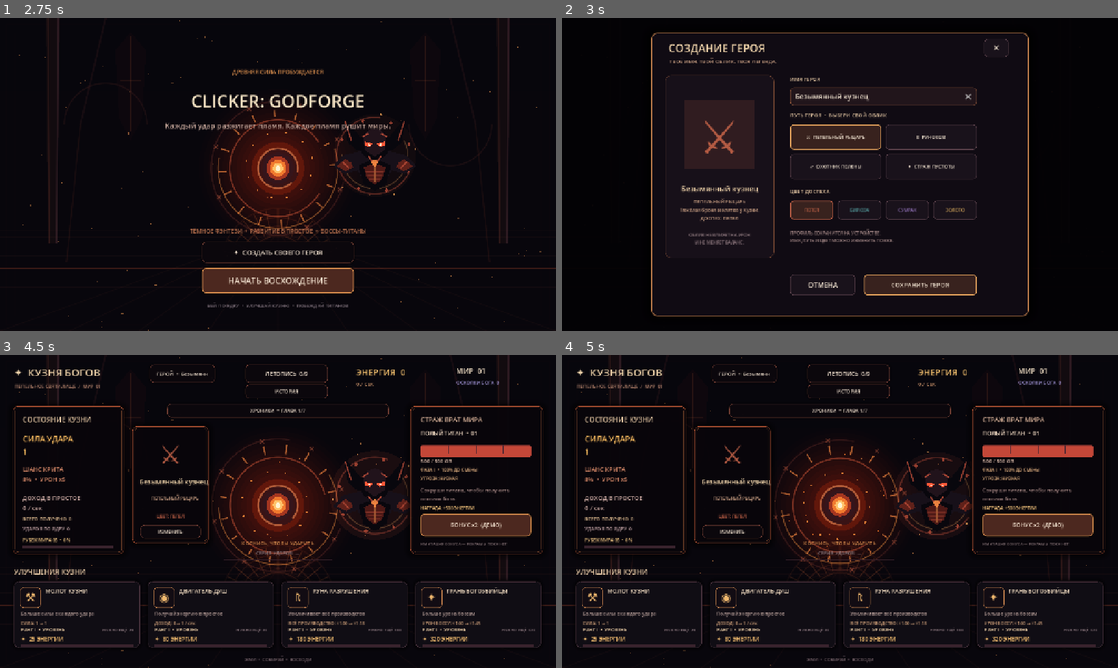
Above: before the commit, frames 1-4 (two rows, left to right).
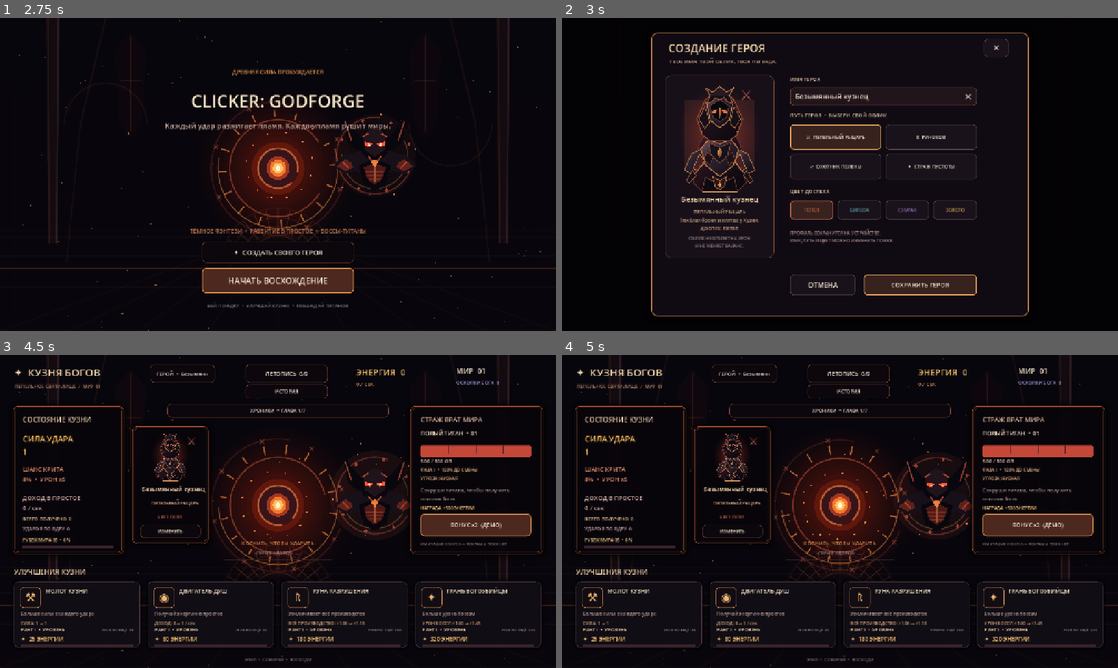
Above: after the commit, the same moments.

Repository: filesgloom-png/CLICKER-GODFORGE-
Game: Godot game, scene res://scenes/main.tscn
Same seed, same stepped clock (60 frames per second), same inputs: the game is played once before the commit and once after it.
Inputs:
- Up to frame 1 (2.75 s): no input
- Up to frame 2 (3 s): click "✦ СОЗДАТЬ СВОЕГО ГЕРОЯ" at 2.75 s
- Up to frame 3 (4.5 s): click "✕" at 3.5 s; click "НАЧАТЬ ВОСХОЖДЕНИЕ" at 4.25 s
- Up to frame 4 (5 s): no input

Frame 1 is identical in both runs. In frame 2, 2.6% of the frame differs, in the area x 21-36%, y 21-74%; in frame 3, 1.0%; in frame 4, 1.0%.

Commit message:
Integrate illustrated hero portrait into character creator and HUD

Diff:
--- a/scripts/game.gd
+++ b/scripts/game.gd
@@ -59,6 +59,8 @@
 var hero_draft_archetype := 0
 var hero_draft_armor := 0
 var hero_name_input: LineEdit
+var hero_preview_art: TextureRect
+var hero_hud_art: TextureRect
 var hero_preview_glyph: Label
 var hero_preview_name: Label
 var hero_preview_class: Label
@@ -1218,20 +1220,30 @@
 
 func _build_hero_hud() -> void:
 	_panel(Vector2(305, 164), Vector2(175, 270))
-	var crest := _label(HERO_GLYPHS[hero_archetype], Vector2(310, 182), Vector2(165, 92), 58, Color(HERO_ARMOR_COLORS[hero_armor]))
+	hero_hud_art = TextureRect.new()
+	hero_hud_art.position = Vector2(317, 169)
+	hero_hud_art.size = Vector2(150, 126)
+	hero_hud_art.texture = load("res://assets/hero_portrait.svg") as Texture2D
+	hero_hud_art.expand_mode = TextureRect.EXPAND_IGNORE_SIZE
+	hero_hud_art.stretch_mode = TextureRect.STRETCH_KEEP_ASPECT_CENTERED
+	hero_hud_art.modulate = Color(HERO_ARMOR_COLORS[hero_armor]).lerp(Color.WHITE, 0.72)
+	hero_hud_art.mouse_filter = Control.MOUSE_FILTER_IGNORE
+	add_child(hero_hud_art)
+	ui_labels["hero_hud_art"] = hero_hud_art
+	var crest := _label(HERO_GLYPHS[hero_archetype], Vector2(422, 177), Vector2(38, 42), 24, Color(HERO_ARMOR_COLORS[hero_armor]))
 	crest.horizontal_alignment = HORIZONTAL_ALIGNMENT_CENTER
 	ui_labels["hero_crest"] = crest
-	var name_label := _label(hero_name, Vector2(316, 274), Vector2(153, 34), 15, Color("#f2d6ac"))
+	var name_label := _label(hero_name, Vector2(316, 294), Vector2(153, 30), 14, Color("#f2d6ac"))
 	name_label.horizontal_alignment = HORIZONTAL_ALIGNMENT_CENTER
 	ui_labels["hero_name"] = name_label
-	var class_label := _label(HERO_ARCHETYPES[hero_archetype], Vector2(316, 309), Vector2(153, 42), 10, Color("#c49b80"))
+	var class_label := _label(HERO_ARCHETYPES[hero_archetype], Vector2(316, 324), Vector2(153, 34), 10, Color("#c49b80"))
 	class_label.horizontal_alignment = HORIZONTAL_ALIGNMENT_CENTER
 	class_label.autowrap_mode = TextServer.AUTOWRAP_WORD_SMART
 	ui_labels["hero_class"] = class_label
-	var armor_label := _label("ЦВЕТ: " + HERO_ARMOR_NAMES[hero_armor], Vector2(316, 359), Vector2(153, 24), 10, Color(HERO_ARMOR_COLORS[hero_armor]))
+	var armor_label := _label("ЦВЕТ: " + HERO_ARMOR_NAMES[hero_armor], Vector2(316, 360), Vector2(153, 20), 9, Color(HERO_ARMOR_COLORS[hero_armor]))
 	armor_label.horizontal_alignment = HORIZONTAL_ALIGNMENT_CENTER
 	ui_labels["hero_armor"] = armor_label
-	var edit_button := _button("ИЗМЕНИТЬ", Vector2(323, 391), Vector2(139, 30), false)
+	var edit_button := _button("ИЗМЕНИТЬ", Vector2(323, 390), Vector2(139, 30), false)
 	edit_button.add_theme_font_size_override("font_size", 10)
 	edit_button.pressed.connect(_open_hero_creator)
 
@@ -1242,6 +1254,8 @@
 	if ui_labels.has("hero_crest"):
 		ui_labels["hero_crest"].text = HERO_GLYPHS[hero_archetype]
 		ui_labels["hero_crest"].add_theme_color_override("font_color", Color(HERO_ARMOR_COLORS[hero_armor]))
+		if ui_labels.has("hero_hud_art"):
+			ui_labels["hero_hud_art"].modulate = Color(HERO_ARMOR_COLORS[hero_armor]).lerp(Color.WHITE, 0.72)
 		ui_labels["hero_name"].text = hero_name
 		ui_labels["hero_class"].text = HERO_ARCHETYPES[hero_archetype]
 		ui_labels["hero_armor"].text = "ЦВЕТ: " + HERO_ARMOR_NAMES[hero_armor]
@@ -1573,23 +1587,32 @@
 	portrait_glow.color = Color(HERO_ARMOR_COLORS[hero_draft_armor], 0.16)
 	portrait_glow.mouse_filter = Control.MOUSE_FILTER_IGNORE
 	hero_overlay.add_child(portrait_glow)
+	hero_preview_art = TextureRect.new()
+	hero_preview_art.position = Vector2(248, 132)
+	hero_preview_art.size = Vector2(230, 278)
+	hero_preview_art.texture = load("res://assets/hero_portrait.svg") as Texture2D
+	hero_preview_art.expand_mode = TextureRect.EXPAND_IGNORE_SIZE
+	hero_preview_art.stretch_mode = TextureRect.STRETCH_KEEP_ASPECT_CENTERED
+	hero_preview_art.modulate = Color(HERO_ARMOR_COLORS[hero_draft_armor]).lerp(Color.WHITE, 0.72)
+	hero_preview_art.mouse_filter = Control.MOUSE_FILTER_IGNORE
+	hero_overlay.add_child(hero_preview_art)
 	hero_preview_glyph = Label.new()
-	hero_preview_glyph.position = Vector2(270, 166)
-	hero_preview_glyph.size = Vector2(185, 210)
+	hero_preview_glyph.position = Vector2(397, 147)
+	hero_preview_glyph.size = Vector2(54, 58)
 	hero_preview_glyph.horizontal_alignment = HORIZONTAL_ALIGNMENT_CENTER
 	hero_preview_glyph.vertical_alignment = VERTICAL_ALIGNMENT_CENTER
-	hero_preview_glyph.add_theme_font_size_override("font_size", 104)
+	hero_preview_glyph.add_theme_font_size_override("font_size", 31)
 	hero_preview_glyph.add_theme_color_override("font_color", Color(HERO_ARMOR_COLORS[hero_draft_armor]))
 	hero_overlay.add_child(hero_preview_glyph)
 	hero_preview_name = Label.new()
-	hero_preview_name.position = Vector2(252, 380)
+	hero_preview_name.position = Vector2(252, 404)
 	hero_preview_name.size = Vector2(222, 32)
 	hero_preview_name.horizontal_alignment = HORIZONTAL_ALIGNMENT_CENTER
 	hero_preview_name.add_theme_font_size_override("font_size", 17)
 	hero_preview_name.add_theme_color_override("font_color", Color("#f2d6ac"))
 	hero_overlay.add_child(hero_preview_name)
 	hero_preview_class = Label.new()
-	hero_preview_class.position = Vector2(252, 415)
+	hero_preview_class.position = Vector2(252, 438)
 	hero_preview_class.size = Vector2(222, 48)
 	hero_preview_class.horizontal_alignment = HORIZONTAL_ALIGNMENT_CENTER
 	hero_preview_class.vertical_alignment = VERTICAL_ALIGNMENT_CENTER
@@ -1598,7 +1621,7 @@
 	hero_preview_class.add_theme_color_override("font_color", Color("#c49b80"))
 	hero_overlay.add_child(hero_preview_class)
 	var portrait_note := Label.new()
-	portrait_note.position = Vector2(252, 486)
+	portrait_note.position = Vector2(252, 494)
 	portrait_note.size = Vector2(222, 44)
 	portrait_note.text = "ОБЛИК НЕ ВЛИЯЕТ НА УРОН\nИ НЕ МЕНЯЕТ БАЛАНС."
 	portrait_note.horizontal_alignment = HORIZONTAL_ALIGNMENT_CENTER
@@ -1728,6 +1751,8 @@
 		return
 	hero_preview_glyph.text = HERO_GLYPHS[hero_draft_archetype]
 	hero_preview_glyph.add_theme_color_override("font_color", Color(HERO_ARMOR_COLORS[hero_draft_armor]))
+	if hero_preview_art != null and is_instance_valid(hero_preview_art):
+		hero_preview_art.modulate = Color(HERO_ARMOR_COLORS[hero_draft_armor]).lerp(Color.WHITE, 0.72)
 	hero_preview_name.text = hero_draft_name.strip_edges() if not hero_draft_name.strip_edges().is_empty() else "Безымянный кузнец"
 	hero_preview_class.text = HERO_ARCHETYPES[hero_draft_archetype] + "\n" + HERO_ARCHETYPE_DESC[hero_draft_archetype] + "\nДОСПЕХ: " + HERO_ARMOR_NAMES[hero_draft_armor]
 	for i in range(hero_class_buttons.size()):
@@ -1769,6 +1794,7 @@
 		hero_overlay.queue_free()
 	hero_overlay = null
 	hero_name_input = null
+	hero_preview_art = null
 	hero_preview_glyph = null
 	hero_preview_name = null
 	hero_preview_class = null
